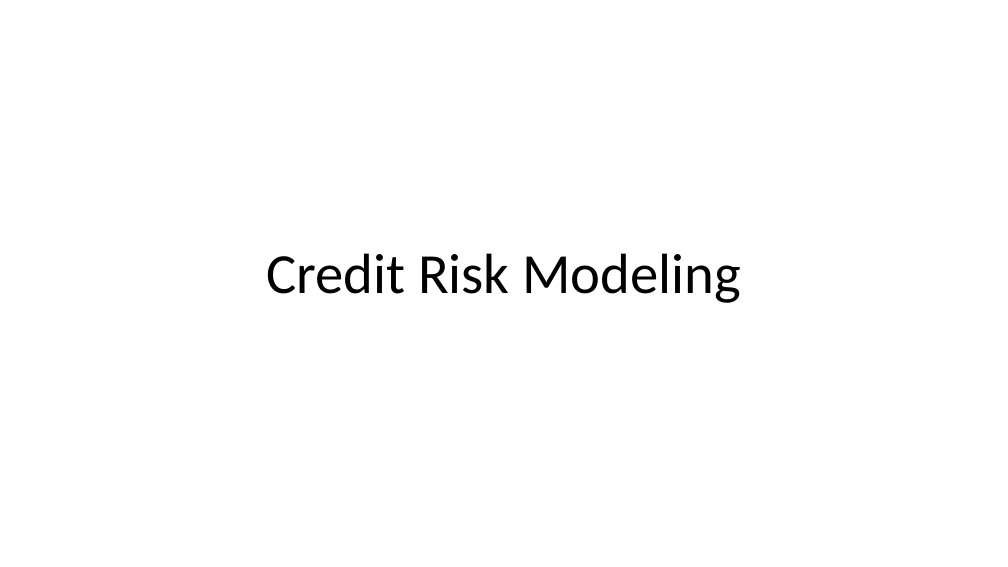
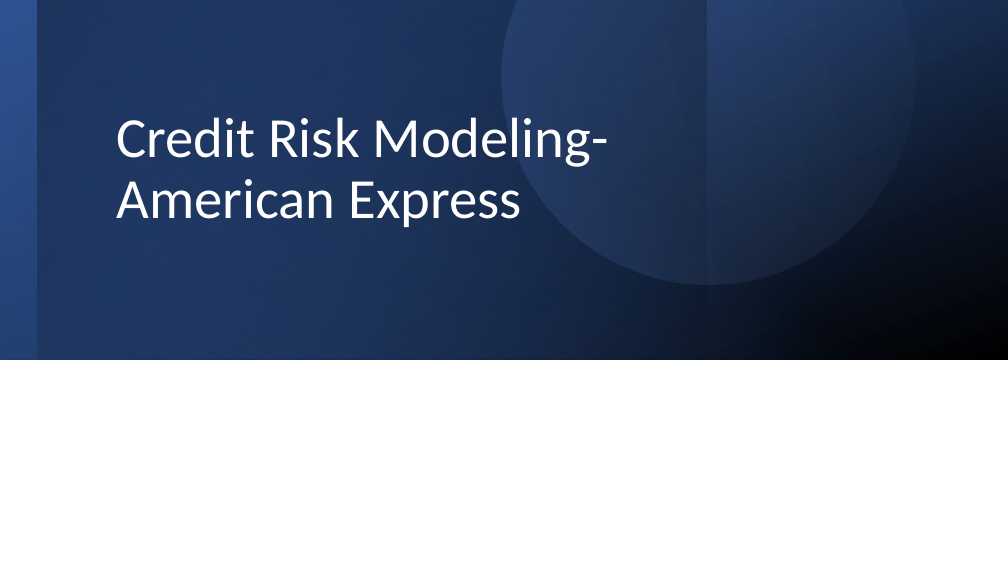
Before and after one commit to Shritej24c/Credit-Default-Pred, a slide deck: slide 1 of Credit Default Risk.pptx. Drawn at 1008x567 pixels with LibreOffice and Linux fonts; fonts in the diff are those of the drawing. Boxes give left, top, right and bottom in pixels: in the first picture for what was removed or moved away, otherwise in the second. Text is boxed around its words. In the diff, an @@ line names an element or a change of style, - is before the commit and + after.

```diff
--- a/Credit Default Risk.pptx
+++ b/Credit Default Risk.pptx
@@ rectangle added at [0, 0, 1008, 360], fill gradient #2F5597 to #000000 @@
@@ rectangle added at [0, 0, 1008, 360], fill gradient #4472C4 to #2F5597 @@
@@ rectangle added at [0, 0, 706, 360], fill gradient #203864 to #000000 @@
@@ rectangle added at [37, 0, 1008, 360], fill gradient #4472C4 to #000000 @@
@@ freeform shape added at [429, 0, 967, 358], fill gradient #4472C4 to #8FAADC @@
@@ title at [116, 117, 609, 227]: text changed; text colour #000000 to #FFFFFF @@
-Credit Risk Modeling
+Credit Risk Modeling-
+American Express
```
Also in this commit, not shown: 13 other slides changed.
